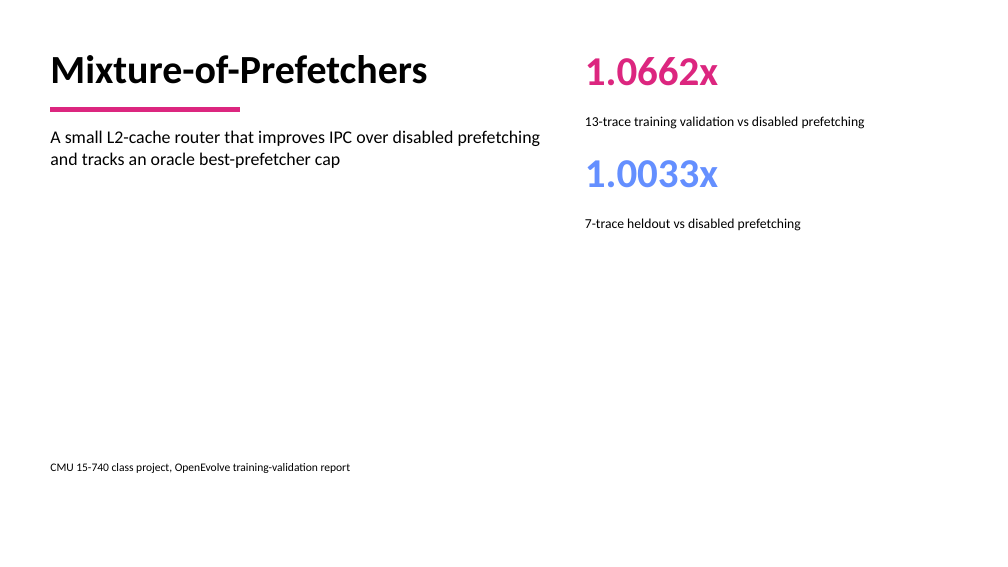
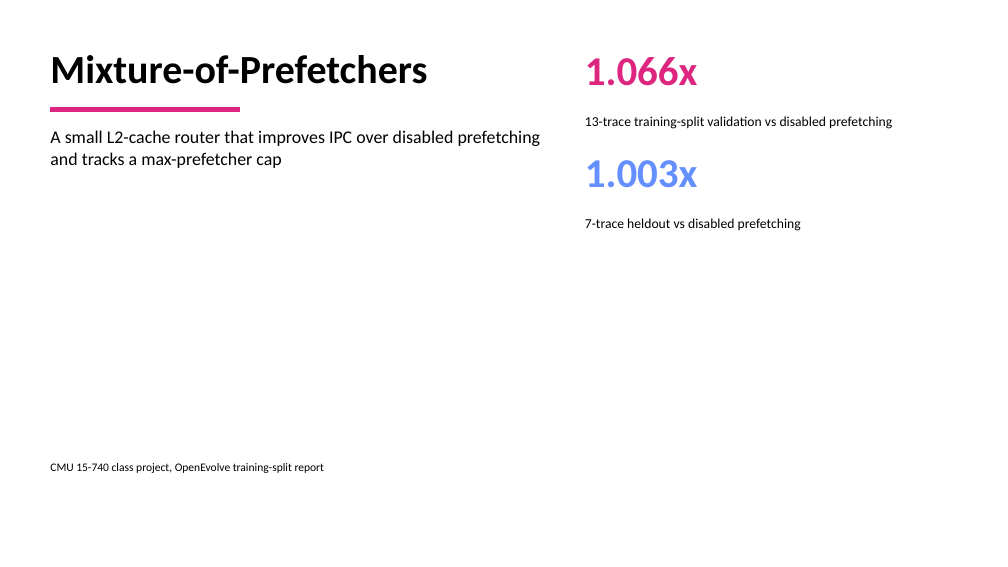
Before and after one commit to GithuBarry/Mixture-of-Prefetchers, a slide deck: slide 1 of slides/mop_stage2_final/output/output.pptx. Drawn at 1008x567 pixels with LibreOffice and Linux fonts; fonts in the diff are those of the drawing. Boxes give left, top, right and bottom in pixels: in the first picture for what was removed or moved away, otherwise in the second. Text is boxed around its words. In the diff, an @@ line names an element or a change of style, - is before the commit and + after.

Commit message:
Finalize MoP OpenEvolve report artifacts

```diff
--- a/slides/mop_stage2_final/output/output.pptx
+++ b/slides/mop_stage2_final/output/output.pptx
@@ text at box(585, 57, 698, 86): text changed @@
-1.0662x
+1.066x
@@ text at box(585, 116, 892, 129): text changed @@
-13-trace training validation vs disabled prefetching
+13-trace training-split validation vs disabled prefetching
@@ text at box(50, 130, 541, 168): text changed @@
-A small L2-cache router that improves IPC over disabled prefetching and tracks an oracle best-prefetcher cap
+A small L2-cache router that improves IPC over disabled prefetching and tracks a max-prefetcher cap
@@ text at box(585, 160, 698, 188): text changed @@
-1.0033x
+1.003x
@@ text at box(50, 463, 325, 473): text changed @@
-CMU 15-740 class project, OpenEvolve training-validation report
+CMU 15-740 class project, OpenEvolve training-split report
```
Also in this commit, not shown: 7 other slides changed, 30 other files.
